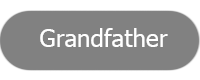
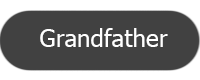
Two versions of the same layered image (200x80). Layer-by-layer changes:
added layer "Grandfather copy" above "Grandfather" over [left=0, top=10, right=200, bottom=71]
